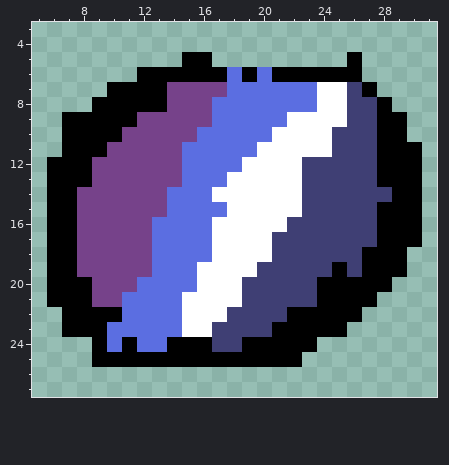
Pixel-art file -- Assets/Assets/Sprites/Spells/Spell1.aseprite. That is the earlier state.
520x420 pixels, 1 frame. Shown: x 5..31, y 3..27. The old version is drawn lined up with the new one, on the new canvas.
And afterwards:
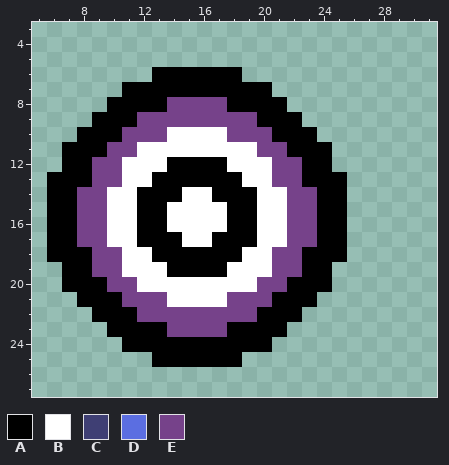
Palette (. is transparent): A #000000  B #ffffff  C #3f3f74  D #5b6ee1  E #76428a
From old to new:
canvas 520x420 -> 32x32, the old top-left corner now at -283,-167 (the part of the old canvas that was cut away was empty and is not shown)
Changed rows in their new state; - is an unchanged pixel.
first column x 6:
 5 ---------..---------.----
 6 ------.-----A........----
 7 ----.---AAAAAAA.......---
 8 ---.-------EAAAA.......--
 9 -..--------EEEAAA.......-
10 -.------BBBBEEEAAA......-
11 ------BBBBBBBBEEAAA......
12 .----BBBAAAAB--EEAA......
13 -----BBAAAAAA--EEAAA.....
14 ----BBAAABBAAA--EEAA.....
15 ----BBAABBBBAA--EEAA.....
16 ----BBAABBB-AA--EEAA.....
17 ----BBAAABBAAA-BEEAA.....
18 --A--BBAAAAAA--EEAAA....-
19 .-A--BBBAAAA--BEEAA.....-
20 .--A--BBBB---BEEAA-....--
21 ..-AAEEEB---EEEAAA....---
22 -..--AEEEEEEEEAA-....----
23 -...AAAAEEEEAAA-....-----
24 ---..-AA---AA--...-------
25 ---....------....--------
Changed places in both pictures, as pixel boxes (x1, y1, x2, y2):
changed: (47, 52, 422, 367)
